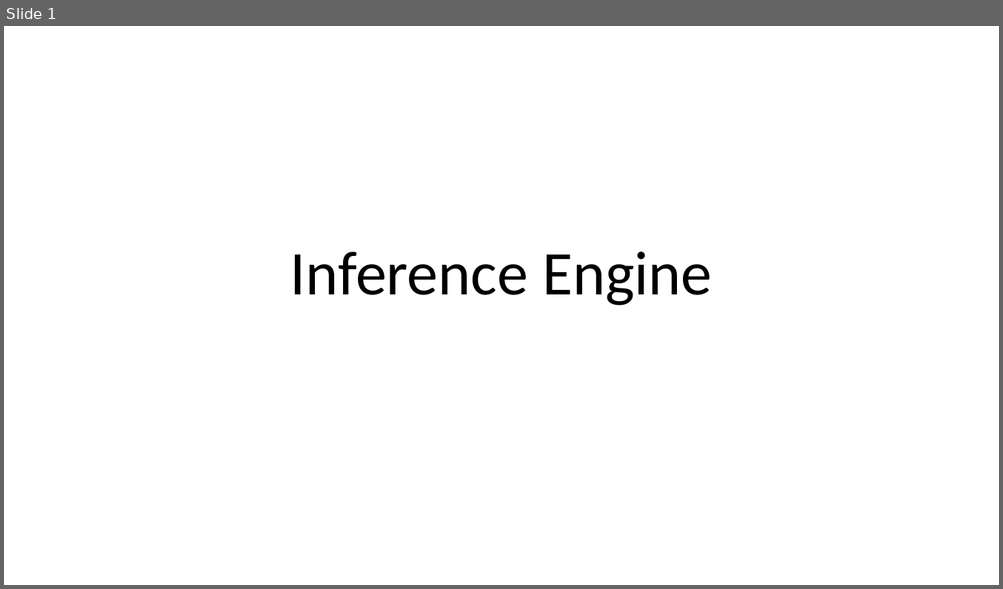
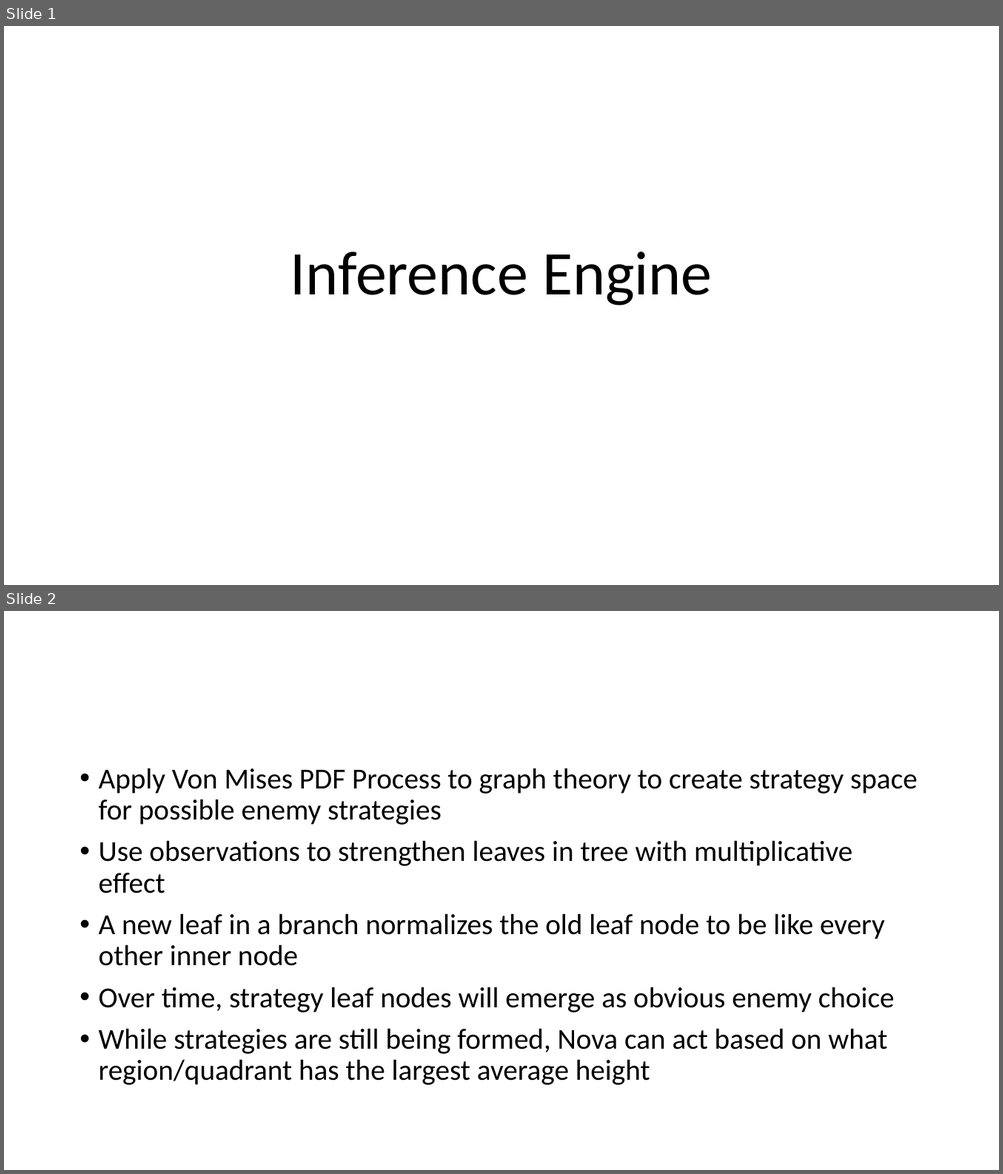
Before and after one commit to mikewkozak/IRE, a slide deck: Documentation/Architecture.pptx. Shown one above the other, each under a label of ours: slide 1 before the commit, slides 1 and 2 after it. The pictures are 1003x589 and 1003x1174 pixels, drawn with LibreOffice and Linux fonts; fonts in the diff are those of the drawing. Boxes give left, top, right and bottom in pixels: in the first picture for what was removed or moved away, otherwise in the second. Text is boxed around its words. In the diff, an @@ line names an element or a change of style, - is before the commit and + after.

Commit message:
Moved graph structure into new class, added template writing to file, and rearchitected some of the class interactions

```diff
--- a/Documentation/Architecture.pptx
+++ b/Documentation/Architecture.pptx
@@ slide 2 added at bbox=[4, 611, 999, 1170], background #FFFFFF @@
@@ text added at bbox=[99, 768, 917, 1085], 28 pt, text #000000 @@
+• Apply Von Mises PDF Process to graph theory to create strategy space for possible enemy strategies
+• Use observations to strengthen leaves in tree with multiplicative effect
+• A new leaf in a branch normalizes the old leaf node to be like every other inner node
+• Over time, strategy leaf nodes will emerge as obvious enemy choice
+• While strategies are still being formed, Nova can act based on what region/quadrant has the largest average height
```
Also in this commit, not shown: 1 slide changed, 10 other slides added, 1 slide removed, 18 other files.
